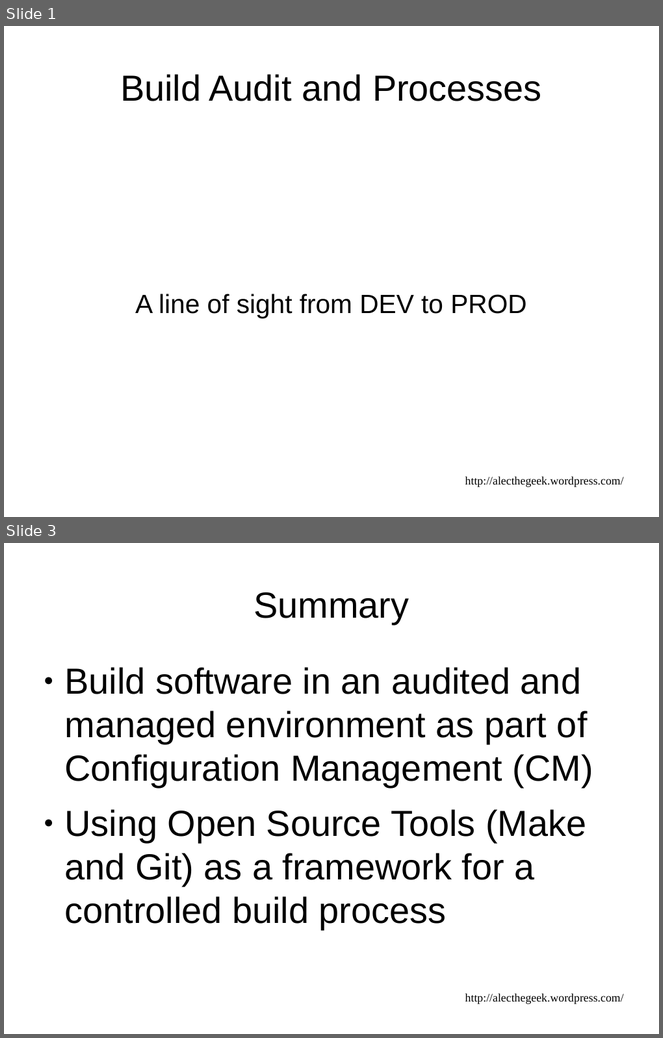
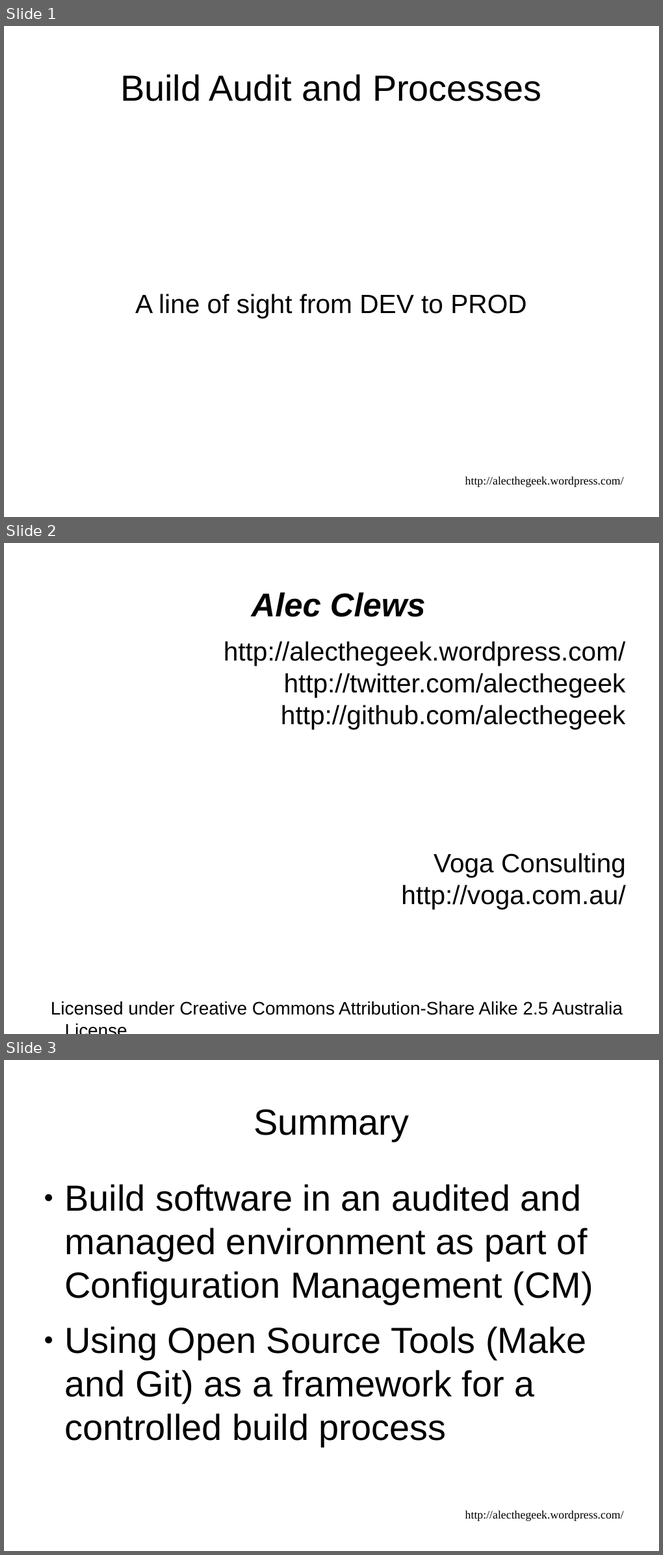
Before and after one commit to alecthegeek/gitbuilding, a slide deck: DevOpsDownUnderPresentation.odp. Shown one above the other, each under a label of ours: slides 1 and 3 before the commit, slides 1, 2 and 3 after it; the slides between them are not shown. The pictures are 663x1038 and 663x1555 pixels, drawn with LibreOffice and Linux fonts; fonts in the diff are those of the drawing. Boxes give left, top, right and bottom in pixels: in the first picture for what was removed or moved away, otherwise in the second. Text is boxed around its words. In the diff, an @@ line names an element or a change of style, - is before the commit and + after.

```diff
--- a/DevOpsDownUnderPresentation.odp
+++ b/DevOpsDownUnderPresentation.odp
@@ slide 2 added at (4, 543, 659, 1034), background #FFFFFF @@
@@ title added at (252, 592, 426, 617), 40 pt, text #000000, bold, italic @@
+Alec Clews
@@ subtitle added at (51, 641, 626, 1016), 32 pt, text #000000 @@
+http://alecthegeek.wordpress.com/
+http://twitter.com/alecthegeek
+http://github.com/alecthegeek
+Voga Consulting
+http://voga.com.au/
+Licensed under Creative Commons Attribution-Share Alike 2.5 Australia License
```
Also in this commit, not shown: 8 slides changed, 1 other slide added, 1 slide removed, 7 other files.
